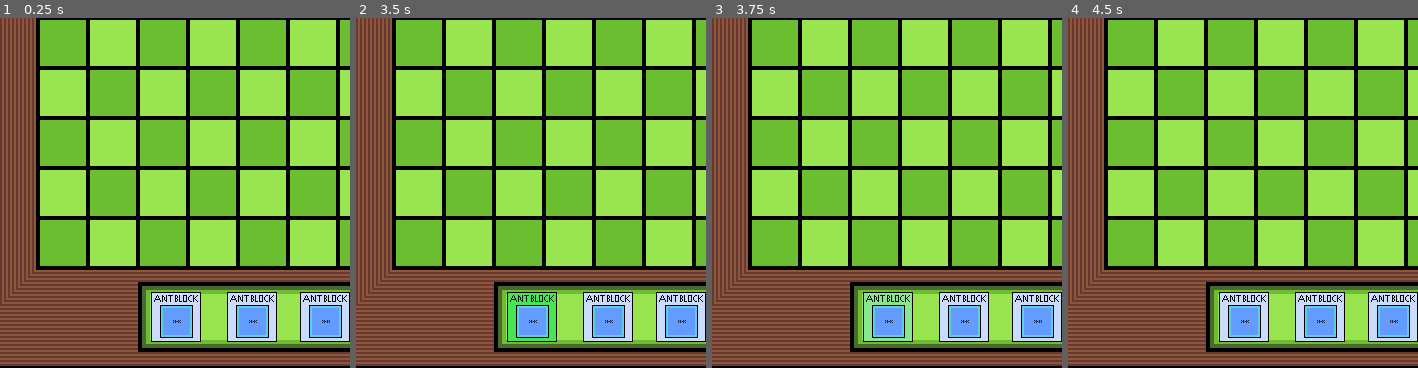
Above: before the commit, frames 1-4 (left to right).
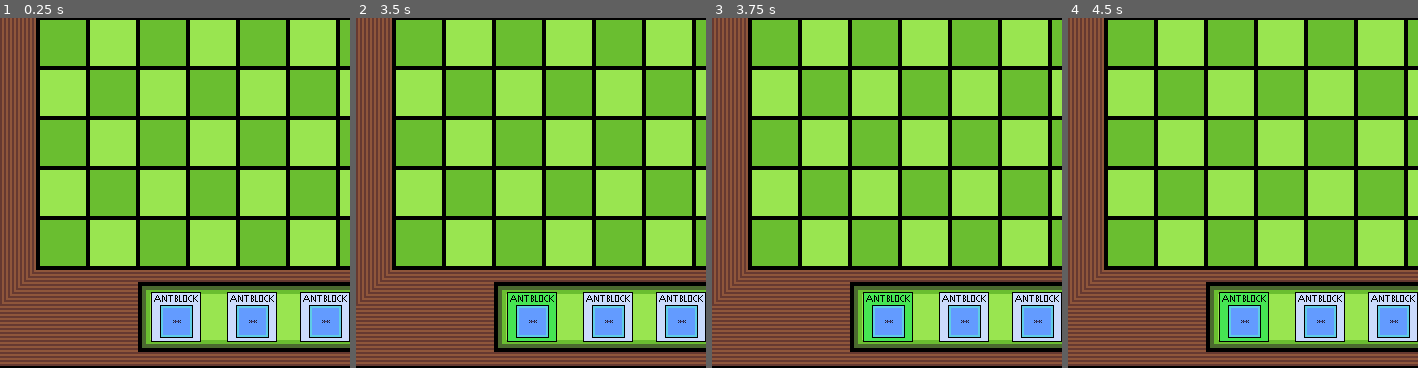
Above: after the commit, the same moments.

Repository: PS204coder/nothing-can-go-wrong-jam
Game: Godot game, scene res://main.tscn
The game is run twice, just before and just after one commit, with the same random seed, the same clock (stepped at 60 frames per second) and the same inputs.
Inputs (mouse positions are % of the whole screen's width and height, from its top left):
- Up to frame 1 (0.25 s): no input
- Up to frame 2 (3.5 s): click (34, 93) at 0.5 s; click (45, 93) at 1.25 s; click (55, 93) at 2 s; click (66, 93) at 2.75 s
- Up to frame 3 (3.75 s): click (34, 93) at 3.5 s
- Up to frame 4 (4.5 s): click (45, 93) at 4.25 s
The pictures show only the part of the screen within x 9-59%, y 50-100%; the shares and areas given below are measured in that part.

Frames 1-2 are identical in both runs. In frame 3, 0.9% of the frame differs, in the area x 43-58%, y 78-93%; in frame 4, 0.9%.

Commit message:
Add files via upload

Diff:
--- a/nothing-can-go-wrong/ant_block.gd
+++ b/nothing-can-go-wrong/ant_block.gd
@@ -1,5 +1,6 @@
 extends TextureButton
-
+@onready var eraser = $"../Eraser"
+var z = false
 var x = false
 # Called when the node enters the scene tree for the first time.
 func _ready():
@@ -10,18 +11,13 @@
 	pass
 
 func _on_pressed():
-	if x == false and Global.what_button_is_pressed == 0:
+	if Global.what_button_is_pressed != 2:
 		Global.what_button_is_pressed = 2
-		x = true
 		Global.blockchosenid = 2
-	elif x == true:
-		Global.blockchosenid = 0
-		Global.what_button_is_pressed = 0
-		x = false
+	elif Global.what_button_is_pressed == 2:
+		pass
+
 
 
 func _on_eraser_pressed():
-	if Global.what_button_is_pressed == 2:
-		Global.what_button_is_pressed = 1
-	if Global.what_button_is_pressed == 1 and x == true:
-		button_pressed = true
+	pass
--- a/nothing-can-go-wrong/eraser.gd
+++ b/nothing-can-go-wrong/eraser.gd
@@ -1,27 +1,23 @@
 extends TextureButton
-
+@onready var ant_block = $"../Ant Block"
 var x = false
+var z = false
 # Called when the node enters the scene tree for the first time.
 func _ready():
 	pass # Replace with function body.
 
+
 # Called every frame. 'delta' is the elapsed time since the previous frame.
 func _process(delta):
-	pass
+	print(Global.what_button_is_pressed)
 
 func _on_pressed():
-	if x == false and Global.what_button_is_pressed == 0:
+	if Global.what_button_is_pressed != 1:
 		Global.what_button_is_pressed = 1
-		x = true
 		Global.blockchosenid = 1
-	elif x == true:
-		Global.blockchosenid = 0
-		Global.what_button_is_pressed = 0
-		x = false
+	elif Global.what_button_is_pressed == 1:
+		pass
 
 
 func _on_ant_block_pressed():
-	if Global.what_button_is_pressed == 1:
-		Global.what_button_is_pressed = 2
-	if Global.what_button_is_pressed == 2 and x == true:
-		button_pressed = true
+	pass
--- a/nothing-can-go-wrong/main.gd
+++ b/nothing-can-go-wrong/main.gd
@@ -1,6 +1,13 @@
 extends Node2D
 
 var Antblock = preload("res://antblock.tscn")
+
+
+
+
+
+
+
 var x = 0
 var y = 0
 var centerblock = [-225 , -175 , -125 , -75 , -25 , 25 , 75 , 125 , 175 , 225]
@@ -8,10 +15,10 @@
 var event_position_y = 0
 var idx_id_update = false
 var idx = y * 10 + x
-@onready var timer = $Timer
 func _ready():
-	pass
-# Called every frame. 'delta' is the elapsed time since the previous frame.
+	var grp = ButtonGroup.new()
+	$Inventoryblock/InventoryBg/Eraser.button_group = grp
+	$Inventoryblock/InventoryBg/Ant_Block.button_group = grp
 @warning_ignore("unused_parameter")
 func _process(delta):
 	pass
--- a/nothing-can-go-wrong/main.tscn
+++ b/nothing-can-go-wrong/main.tscn
@@ -204,7 +204,7 @@
 position = Vector2(0, 287)
 texture = ExtResource("3_xm1x8")
 
-[node name="Ant Block" type="TextureButton" parent="Inventoryblock/InventoryBg" groups=["Buttons"]]
+[node name="Ant_Block" type="TextureButton" parent="Inventoryblock/InventoryBg"]
 anchors_preset = 14
 anchor_top = 0.5
 anchor_right = 1.0
@@ -265,7 +265,7 @@
 position = Vector2(228, -0.190002)
 texture = ExtResource("8_omxei")
 
-[node name="Eraser" type="TextureButton" parent="Inventoryblock/InventoryBg" groups=["Buttons"]]
+[node name="Eraser" type="TextureButton" parent="Inventoryblock/InventoryBg"]
 offset_left = 203.0
 offset_top = -25.19
 offset_right = 253.0
@@ -276,7 +276,7 @@
 texture_hover = ExtResource("11_nu8yc")
 script = ExtResource("10_tnrm2")
 
-[connection signal="pressed" from="Inventoryblock/InventoryBg/Ant Block" to="Inventoryblock/InventoryBg/Ant Block" method="_on_pressed"]
-[connection signal="pressed" from="Inventoryblock/InventoryBg/Ant Block" to="Inventoryblock/InventoryBg/Eraser" method="_on_ant_block_pressed"]
-[connection signal="pressed" from="Inventoryblock/InventoryBg/Eraser" to="Inventoryblock/InventoryBg/Ant Block" method="_on_eraser_pressed"]
+[connection signal="pressed" from="Inventoryblock/InventoryBg/Ant_Block" to="Inventoryblock/InventoryBg/Ant_Block" method="_on_pressed"]
+[connection signal="pressed" from="Inventoryblock/InventoryBg/Ant_Block" to="Inventoryblock/InventoryBg/Eraser" method="_on_ant_block_pressed"]
+[connection signal="pressed" from="Inventoryblock/InventoryBg/Eraser" to="Inventoryblock/InventoryBg/Ant_Block" method="_on_eraser_pressed"]
 [connection signal="pressed" from="Inventoryblock/InventoryBg/Eraser" to="Inventoryblock/InventoryBg/Eraser" method="_on_pressed"]
--- a/nothing-can-go-wrong/project.godot
+++ b/nothing-can-go-wrong/project.godot
@@ -30,6 +30,7 @@
 
 "Ant block"=""
 Buttons=""
+buttons=""
 
 [input]
 
